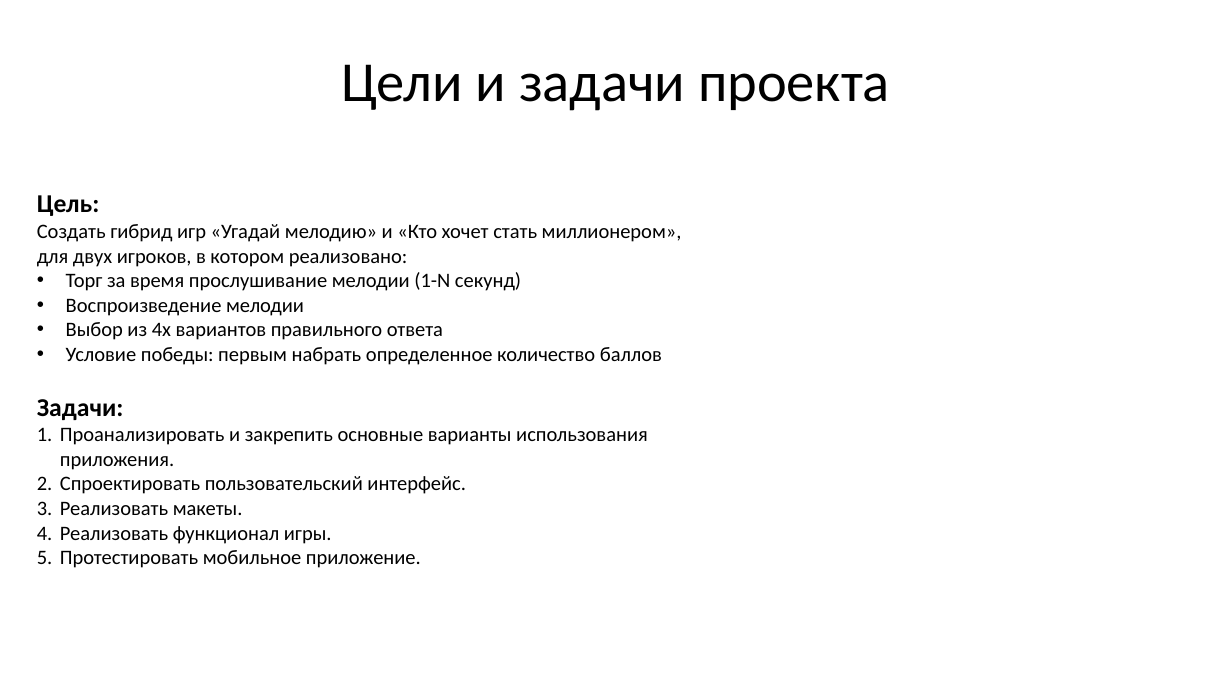
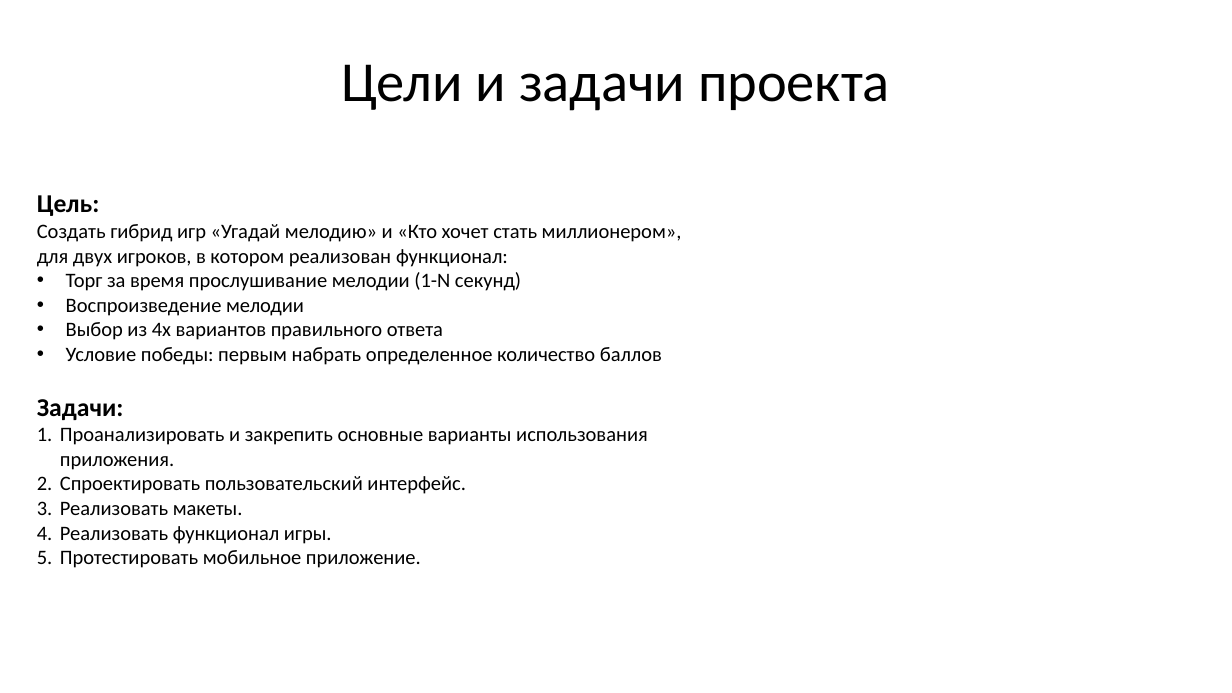
Before and after one commit to liveseyy/AndroidFinalProject, a slide deck: slide 3 of presentation.pptx. Drawn at 1232x693 pixels with LibreOffice and Linux fonts; fonts in the diff are those of the drawing. Boxes give left, top, right and bottom in pixels: in the first picture for what was removed or moved away, otherwise in the second. Text is boxed around its words. In the diff, an @@ line names an element or a change of style, - is before the commit and + after.

```diff
--- a/presentation.pptx
+++ b/presentation.pptx
@@ text at box(37, 224, 682, 267): text changed @@
-Создать гибрид игр «Угадай мелодию» и «Кто хочет стать миллионером», для двух игроков, в котором реализовано:
+Создать гибрид игр «Угадай мелодию» и «Кто хочет стать миллионером», для двух игроков, в котором реализован функционал:
```
Also in this commit, not shown: 2 other slides changed, 1 slide added, 6 other files.
